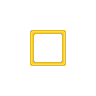
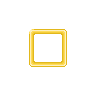
The second (96, 96) image is a revision of the first. Changes to its layers:
painted on "Background" over [29, 29, 67, 67]
